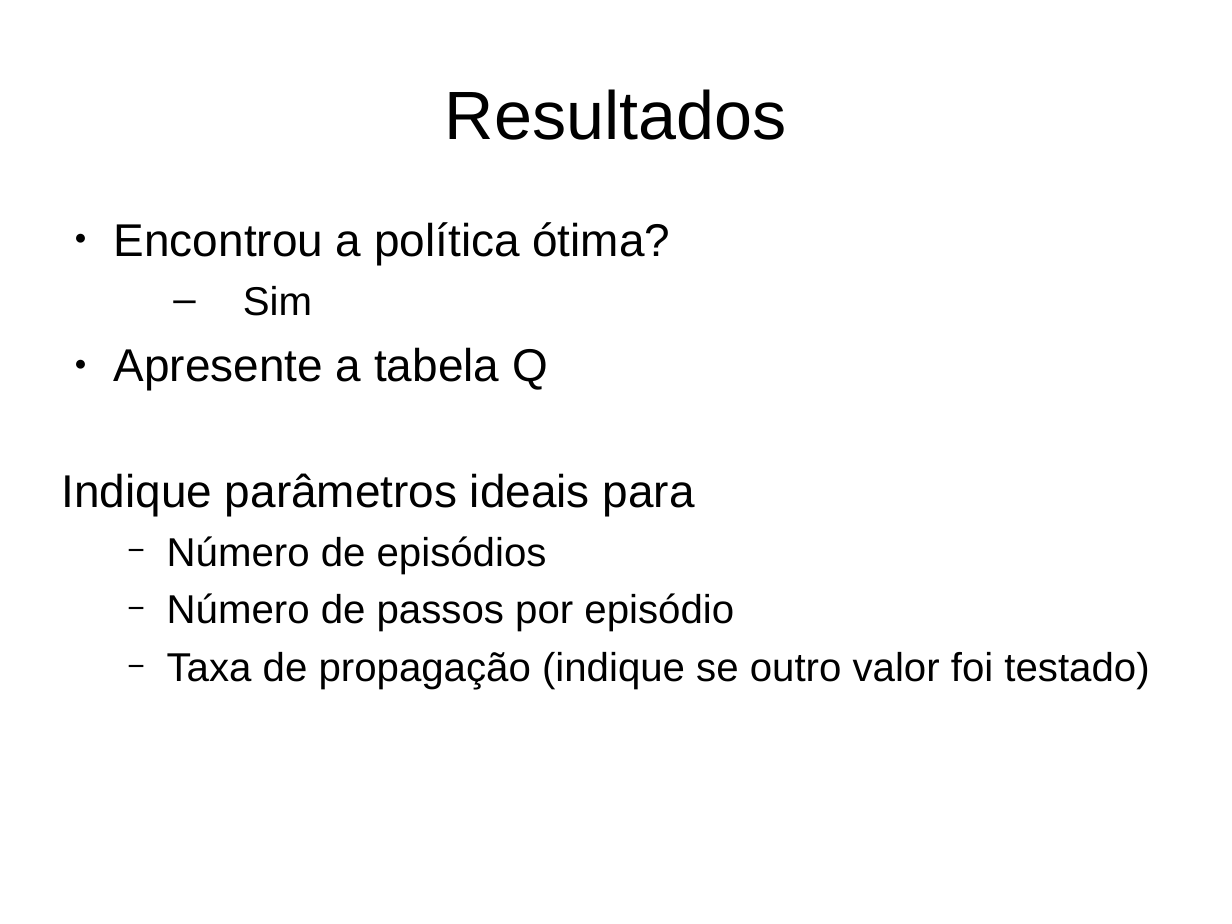
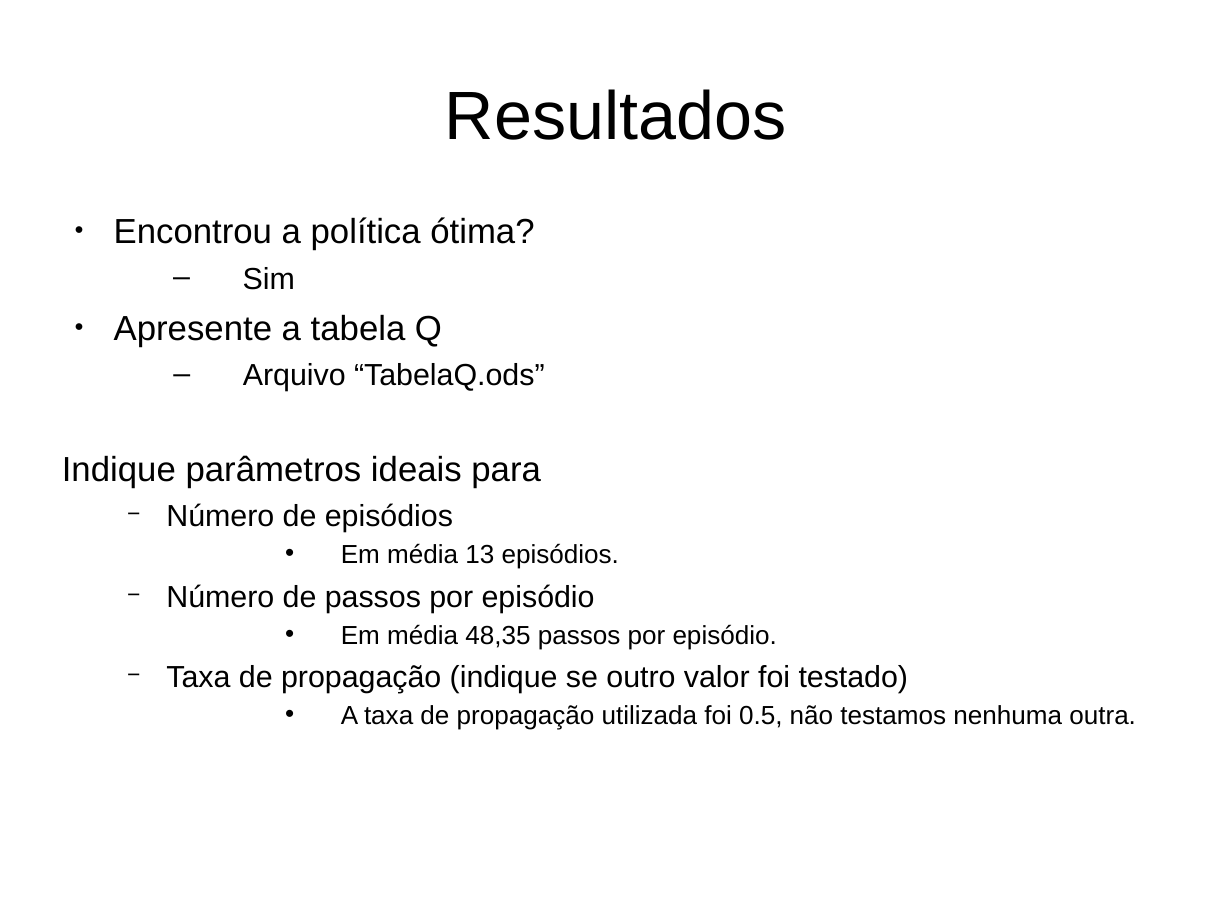
Before and after one commit to mauricio-ms/QLearning, a slide deck: slide 6 of docs/template-apresentacao.ppt. Drawn at 1232x924 pixels with LibreOffice and Linux fonts; fonts in the diff are those of the drawing. Boxes give left, top, right and bottom in pixels: in the first picture for what was removed or moved away, otherwise in the second. Text is boxed around its words. In the diff, an @@ line names an element or a change of style, - is before the commit and + after.

```diff
--- a/docs/template-apresentacao.ppt
+++ b/docs/template-apresentacao.ppt
@@ text at (62, 217, 1136, 730): paragraph added @@
+    • Em média 13 episódios.
@@ text at (62, 217, 909, 693): size 29.6 to 22.4 pt in "Encontrou a política ótima?", "Apresente a tabela Q", "Indique parâmetros ideais para"; size 25.9 to 19.6 pt in "Sim", "Número de episódios", "Número de passos por episódio", "Taxa de propagação (indique se outro valor ..."; line spacing 0.83 to 0.73 @@
@@ text at (243, 363, 545, 391): paragraph added @@
+  – Arquivo “TabelaQ.ods”
@@ text at (341, 624, 777, 650): paragraph added @@
+    • Em média 48,35 passos por episódio.
@@ text at (341, 705, 1136, 730): paragraph added @@
+    • A taxa de propagação utilizada foi 0.5, não testamos nenhuma outra.
```
Also in this commit, not shown: 4 other slides changed, 1 other file.
